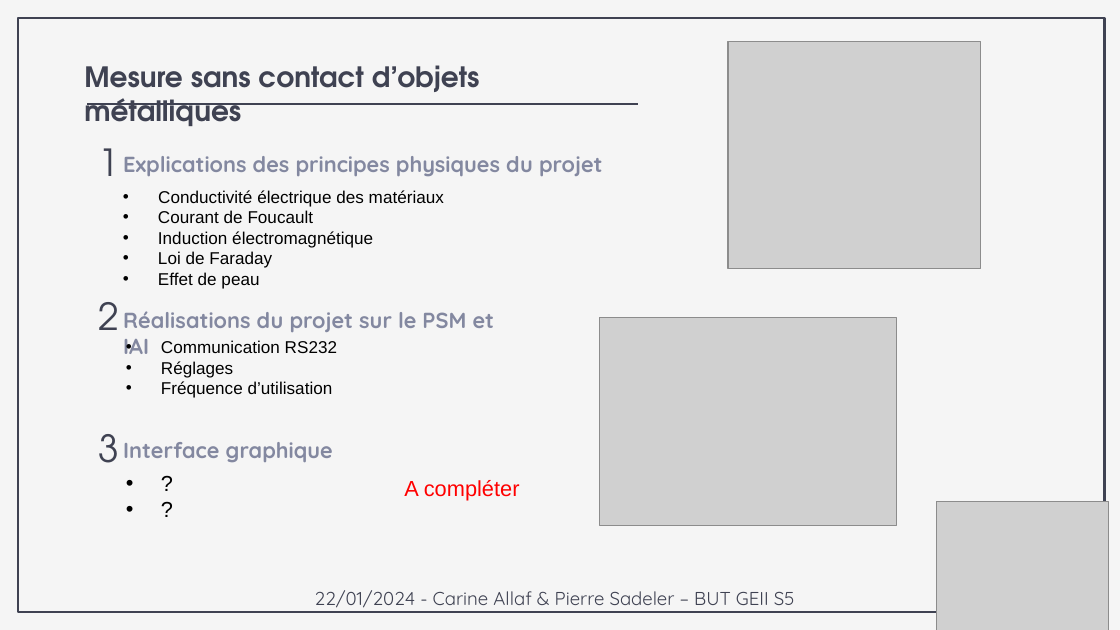
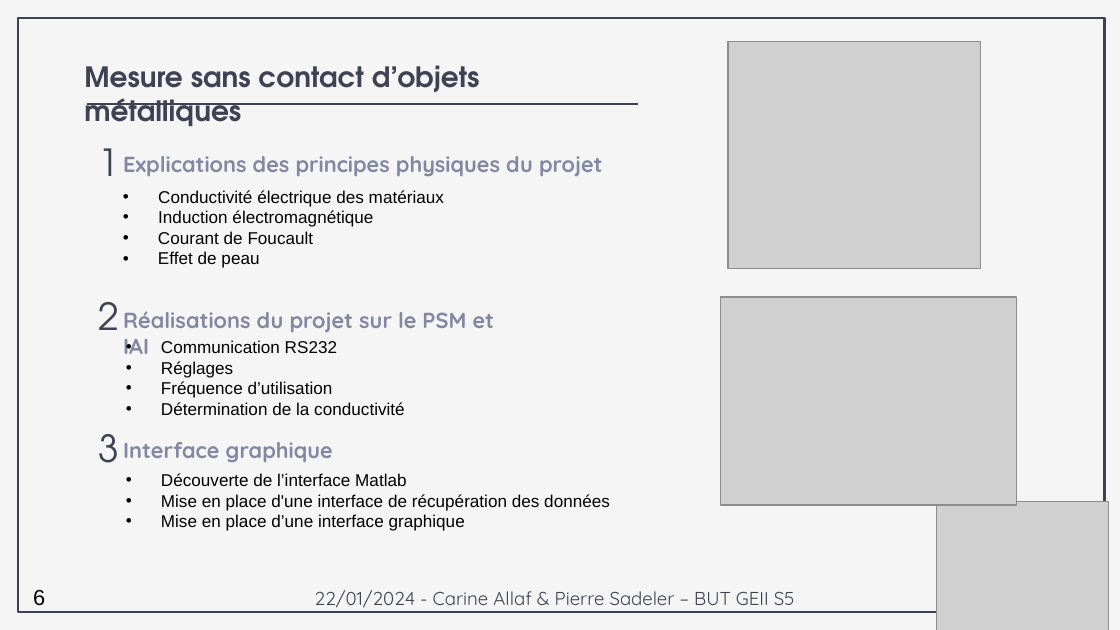
Before and after one commit to psadelerge1/mesures_sans_contact_obj_met, a slide deck: slide 6 of word/PP_Allaf_Sadeler.pptx. Drawn at 1120x630 pixels with LibreOffice and Linux fonts; fonts in the diff are those of the drawing; grey boxes stand for pictures. Boxes give left, top, right and bottom in pixels: in the first picture for what was removed or moved away, otherwise in the second. Text is boxed around its words. In the diff, an @@ line names an element or a change of style, - is before the commit and + after.

```diff
--- a/word/PP_Allaf_Sadeler.pptx
+++ b/word/PP_Allaf_Sadeler.pptx
@@ text at bbox=[158, 210, 373, 227]: paragraph added @@
+• Induction électromagnétique
@@ text at bbox=[158, 231, 373, 268]: paragraphs removed @@
-• Induction électromagnétique
-• Loi de Faraday
@@ picture: place and size @@
-picture at bbox=[600, 318, 897, 526]
+picture at bbox=[720, 297, 1017, 505]
@@ text at bbox=[161, 402, 404, 415]: paragraph added @@
+• Détermination de la conductivité
@@ text removed at bbox=[115, 464, 186, 554] @@
-• ?
-• ?
@@ text added at bbox=[161, 473, 610, 531], 11 pt, text #000000 @@
+• Découverte de l’interface Matlab
+• Mise en place d'une interface de récupération des données
+• Mise en place d’une interface graphique
@@ text removed at bbox=[404, 480, 520, 501] @@
-A compléter
@@ text added at bbox=[33, 589, 45, 606], 14 pt, text #000000 @@
+6
```
Also in this commit, not shown: 13 other slides changed, 1 other file.
